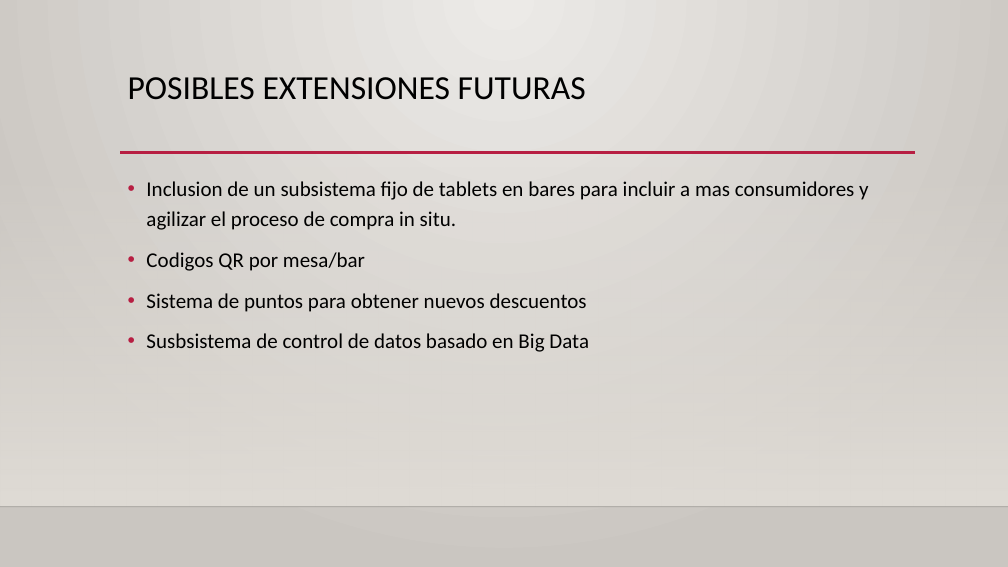
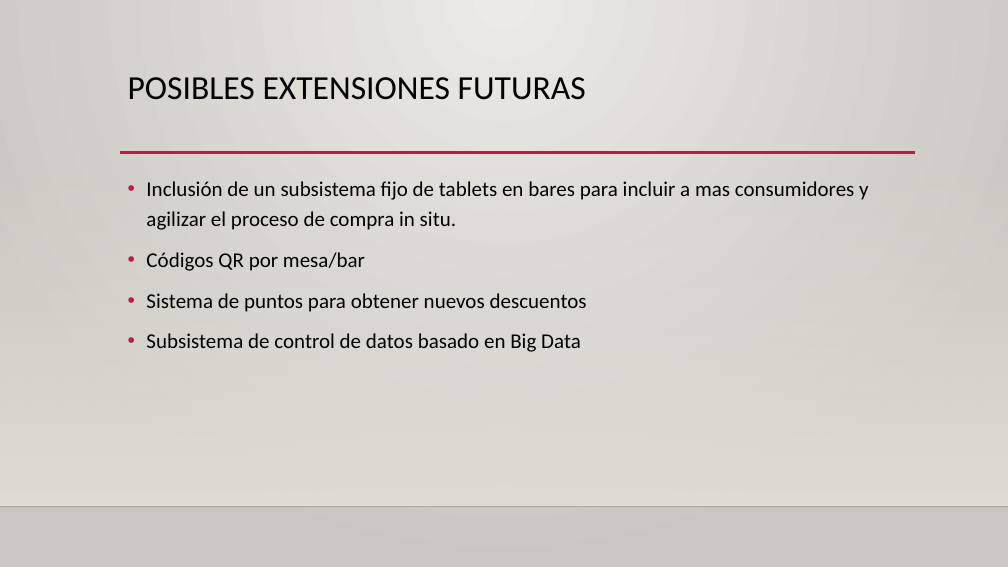
Before and after one commit to mgrabina/Formus, a slide deck: slide 5 of Patagonia app.pptx. Drawn at 1008x567 pixels with LibreOffice and Linux fonts; fonts in the diff are those of the drawing; background and template pictures are left out. Boxes give left, top, right and bottom in pixels: in the first picture for what was removed or moved away, otherwise in the second. Text is boxed around its words. In the diff, an @@ line names an element or a change of style, - is before the commit and + after.

Commit message:
Corrected grammar and spelling mistakes

```diff
--- a/Patagonia app.pptx
+++ b/Patagonia app.pptx
@@ text at (146,181,868,271): text changed @@
-• Inclusion de un subsistema fijo de tablets en bares para incluir a mas consumidores y agilizar el proceso de compra in situ.
-• Codigos QR por mesa/bar
+• Inclusión de un subsistema fijo de tablets en bares para incluir a mas consumidores y agilizar el proceso de compra in situ.
+• Códigos QR por mesa/bar
@@ text at (146,333,581,352): text changed @@
-• Susbsistema de control de datos basado en Big Data
+• Subsistema de control de datos basado en Big Data
```
Also in this commit, not shown: 4 other slides changed.
